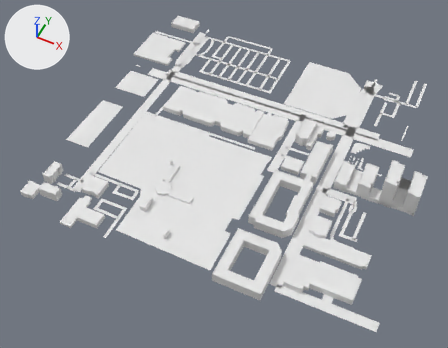
Before and after pictures for a commit that changed the glTF model app/public/world/tiles/-4_3.glb.
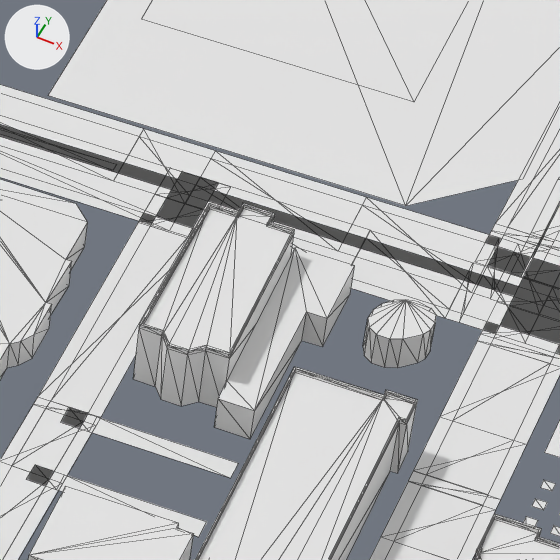
Each version is shown whole from a 50 mm lens placed at (-1439.0, -2416.0, 731.0), pointed at (-1739.0, -1815.0, -20.0), then close up on the part from 62% to 79% of the width and 26% to 48% of the height. The lights are fixed; the arrows at upper left show +X, +Y and +Z. The last two pictures show the newer version. The close-ups show mesh edges as thin lines. Where no turn or scale is listed for an object, it has been applied to the vertices. Vertices at exactly the same position are counted once.

The first close-up shows 'buildings', 'ground'.
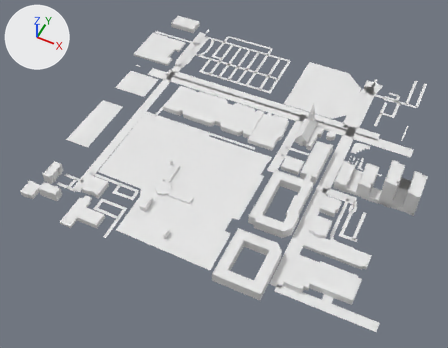
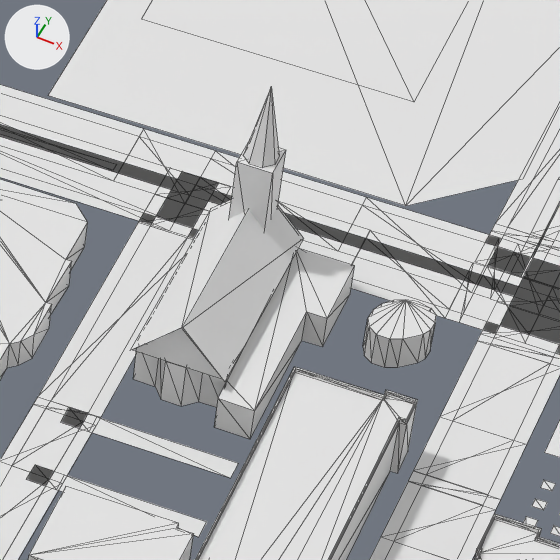
Where the newer file only moved an object's origin or applied its transform, the numbers keep the older frame.

The change in detail:
me_buildings is used by ob_buildings; location (-1731.5, -1761.2, 25.2).
me_buildings had 1142 vertices, 1919 faces and spanned x -290.0..290.0, y -265.0..265.0, z -25.0..25.0.
me_buildings now has 1135 vertices, 1871 faces and spans x -290.0..290.0, y -265.0..265.0, z -25.0..32.0.
me_buildings part 1: the loose piece of 8 vertices spanning x -21.0..-19.0, y -220.0..-208.0, z -25.0..-16.0 is copied, and the copy is scaled about its middle by (-3.92, -0.719, 4.06), then moved by (104.0, 302.0, 14.0); it spans x 80.0..88.0, y 84.0..92.0, z -25.0..11.0.
Part 2, on me_buildings:
48 vertices are removed from x 73.0..95.0, y 42.0..92.0, z -9.0..-8.0.
106 faces are deleted.
21 vertices are added at x 73.0..96.0, y 42.0..93.0, z -13.0..32.0.
12 new vertices lie (0.0, 0.0, 12.0) away from vertices in x 73.0..95.0, y 42.0..92.0, z -25.0.
48 new faces join them.

Pixel boxes (x1, y1, x2, y2) of what changed, in the close-ups (560 x 560 px):
'buildings', reshaped: before (0, 179, 560, 560); after (0, 88, 560, 560)
part 1 of me_buildings, added: after (229, 139, 286, 230)
part 2 of me_buildings, built on: before (133, 203, 295, 407); after (130, 88, 303, 407)
